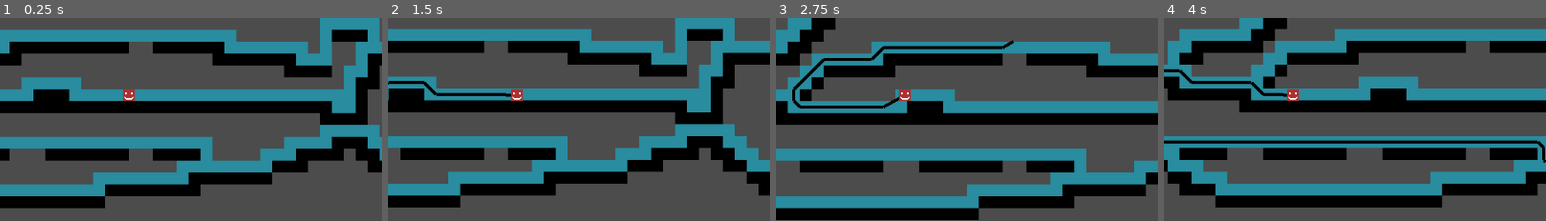
Above: before the commit, frames 1-4 (left to right).
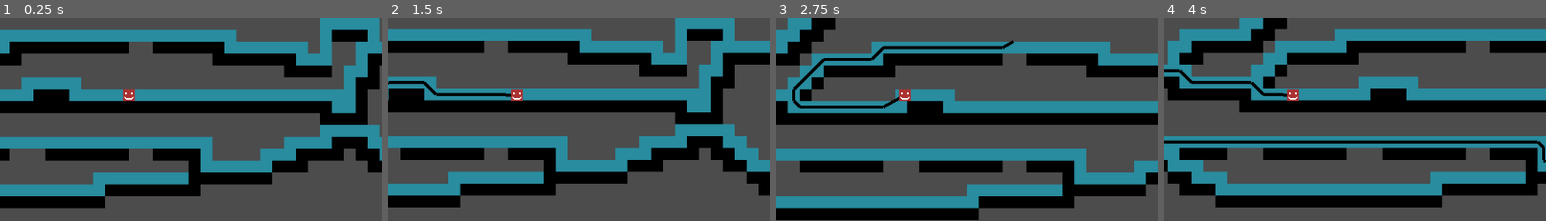
Above: after the commit, the same moments.

Repository: TLochow/2D-Platformer-Pathfinding
Game: Godot game, scene res://Main.tscn
The game is run twice, just before and just after one commit, with the same random seed, the same clock (stepped at 60 frames per second) and the same inputs.
Inputs (mouse positions are % of the whole screen's width and height, from its top left):
- Up to frame 1 (0.25 s): no input
- Up to frame 2 (1.5 s): tap Enter at 0.5 s; move the mouse to (72, 49) at 0.52 s; press the mouse at (72, 49) at 0.53 s; tap Middle mouse button (middle_mouse_button) at 0.8, 1.35 s; move the mouse to (30, 60) at 1.27 s; release the mouse at (30, 60) at 1.28 s
- Up to frame 3 (2.75 s): right-click (30, 60) at 1.55 s; move the mouse to (60, 31) at 2.02 s; hold Right mouse button (right_mouse_button) from 2.03 s (still down); click (60, 31) at 2.3 s
- Up to frame 4 (4 s): move the mouse to (45, 77) at 2.77 s; release Right mouse button (right_mouse_button) at 2.78 s; click (45, 77) at 2.85 s; tap Middle mouse button (middle_mouse_button) at 3.05 s; move the mouse to (80, 71) at 3.52 s; hold Middle mouse button (middle_mouse_button) from 3.53 s (still down); right-click (80, 71) at 3.8 s
The pictures show only the part of the screen within x 33-83%, y 36-86%; the shares and areas given below are measured in that part.

The runs differ from the first frame. In frame 1, 0.4% of the frame differs, in the area x 46-53%, y 69-77%; in frame 2, 0.4%; in frame 3, 0.4%, in the area x 60-79%, y 11-83%; in frame 4, 0.4%.

Commit message:
Added Loop Prevention

Diff:
--- a/Character.gd
+++ b/Character.gd
@@ -17,9 +17,16 @@
 var MoveSpeed = 0.0
 var GravityForce = 0.0
 var JumpLength
+var SlowerJumpLength
 var MaxJumpHeight = 0.0
 
 var FramesSinceWaypointRemoved = 0
+
+var RoutesSinceLastProgressImprovement = 0
+var CurrentProgress = 0
+var LastProgress = 0
+var LastGoal = Vector2(0.0, 0.0)
+var Slower = false
 
 func SetMovementValues(jumpStrength, moveSpeed, gravityForce):
 	JumpStrength = jumpStrength
@@ -27,6 +34,7 @@
 	MoveSpeed = moveSpeed
 	GravityForce = gravityForce
 	JumpLength = CalculateJumpLength(JumpStrength, MoveSpeed, GravityForce)
+	SlowerJumpLength = CalculateJumpLength(JumpStrength, MoveSpeed * 0.5, GravityForce)
 
 func CalculateJumpLength(jumpStrength, moveSpeed, gravityForce):
 	var pos = Vector2(0.0, 0.0)
@@ -47,6 +55,22 @@
 	if Goal:
 		path = nav.get_simple_path(get_position(), Goal, false)
 		FramesSinceWaypointRemoved = 0
+		var pathLength = path.size()
+		if Goal == LastGoal:
+			if CurrentProgress >= LastProgress:
+				RoutesSinceLastProgressImprovement += 1
+				if RoutesSinceLastProgressImprovement >= 2:
+					Slower = true
+					if RoutesSinceLastProgressImprovement >= 4:
+						var succesfulSteps = pathLength - LastProgress
+						Goal = path[succesfulSteps - 1]
+						UpdatePath()
+		else:
+			LastGoal = Goal
+			RoutesSinceLastProgressImprovement = 0
+			LastProgress = pathLength
+			Slower = false
+		CurrentProgress = pathLength
 
 func _process(delta):
 	Motion.y += GravityForce
@@ -58,8 +82,7 @@
 		var overNext = next
 		if pathSize > 1:
 			overNext = path[1]
-		if pathSize > 1:
-			SetPointCastCoords(to_local(path[1]))
+			SetPointCastCoords(to_local(overNext))
 
 		var isOnFloor = is_on_floor()
 
@@ -67,6 +90,10 @@
 		if abs(next.x - pos.x) <= 20.0 and next.y > pos.y - 10.0 and next.y < pos.y + 26.0 and PathClear():
 			path.remove(0)
 			FramesSinceWaypointRemoved = 0
+			CurrentProgress = path.size()
+			if CurrentProgress < LastProgress:
+				Slower = false
+				LastProgress = CurrentProgress
 		elif FramesSinceWaypointRemoved > 100 and isOnFloor:
 			Motion = (next - pos).normalized() * 100.0
 			UpdatePath()
@@ -109,7 +136,10 @@
 					var strength = mapLog(jumpHeight, MaxJumpHeight, MaxJumpStrength)
 					if jumpOverGap and not jumpUp:
 						var jumpDistance = min(GetJumpDistance(Motion.x < 0.0), JumpLength)
-						strength = MaxJumpStrength * (jumpDistance / JumpLength)
+						if Slower:
+							strength = MaxJumpStrength * (jumpDistance / SlowerJumpLength)
+						else:
+							strength = MaxJumpStrength * (jumpDistance / JumpLength)
 						var removePoints = true
 						while removePoints:
 							var point = path[0]
@@ -129,6 +159,8 @@
 	else:
 		Motion.x = lerp(Motion.x, 0.0, 0.2)
 
+	if Slower:
+		Motion.x *= 0.8
 	Motion.x = clamp(Motion.x, -MoveSpeed, MoveSpeed)
 	Motion = move_and_slide(Motion, Vector2(0.0, -1.0))
 	update()
--- a/Main.tscn
+++ b/Main.tscn
@@ -10,7 +10,7 @@
 [node name="Navigation2D" type="Navigation2D" parent="."]
 
 [node name="TileMap" parent="Navigation2D" instance=ExtResource( 1 )]
-tile_data = PoolIntArray( -393186, 1, 0, -393185, 1, 0, -393 …(14479 unchanged characters)…  0, 1572870, 1, 0, 1572871, 1, 0, 1572898, 1, 0, 1572899, 1, 0, 1572900, 1, 0, 1572901, 1, 0, 15729 …(3985 unchanged characters)…
+tile_data = PoolIntArray( -393186, 1, 0, -393185, 1, 0, -393 …(14479 unchanged characters)…  0, 1572870, 1, 0, 1572871, 1, 0, 1572899, 0, 0, 1572900, 1, 0, 1572901, 1, 0, 15729 …(3985 unchanged characters)…
 
 [node name="Character" parent="." instance=ExtResource( 2 )]
 position = Vector2( 480, 296 )
Not shown, changed: index.pck
